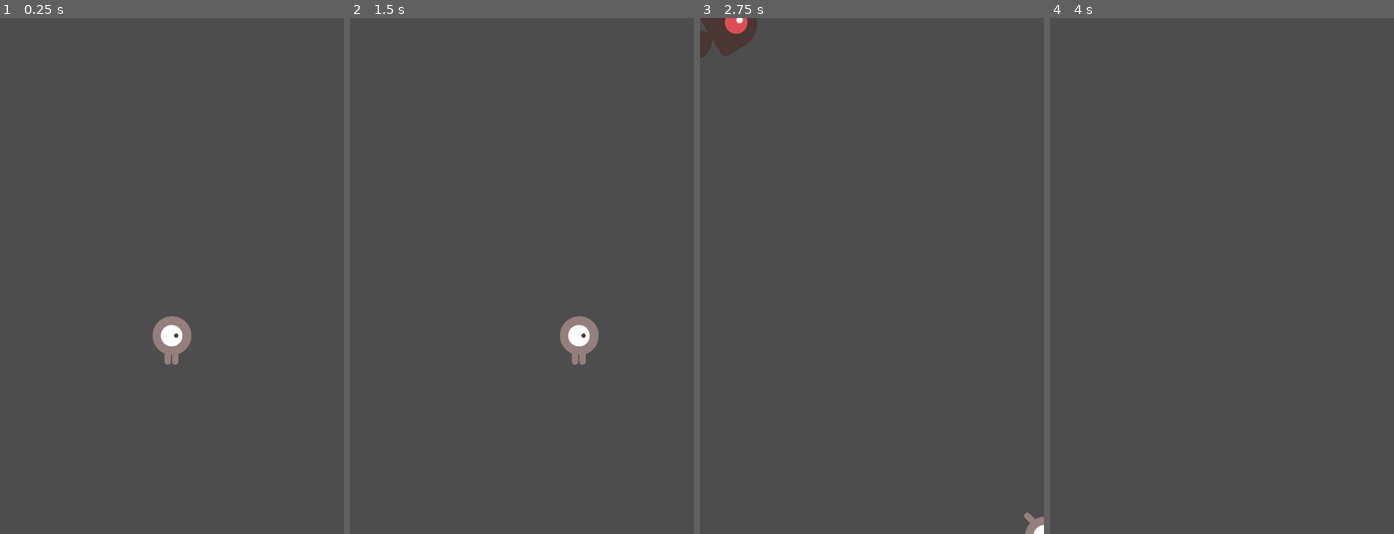
Above: before the commit, frames 1-4 (left to right).
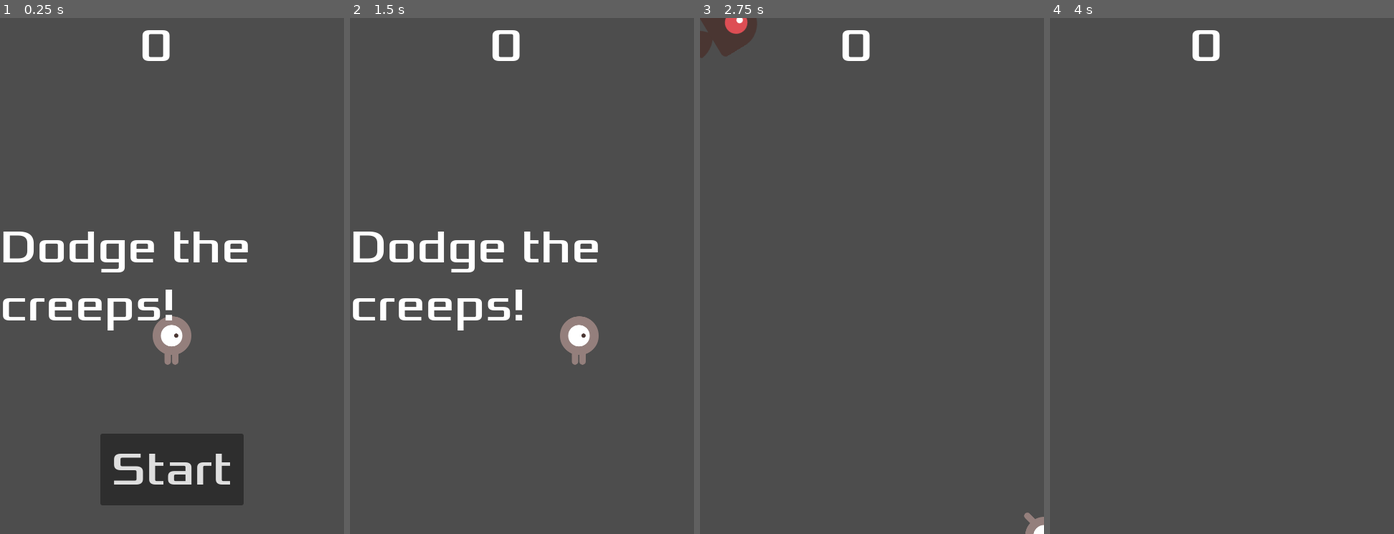
Above: after the commit, the same moments.

Repository: alin-but-real/dodgethecreeps
Game: Godot game, scene res://main.tscn
Two runs of this game, one before a commit and one after it. Both use one fixed random seed, a clock stepped at 60 frames per second and the inputs below.
Inputs (mouse positions are in pixels of both pictures, inside the frame that each line leads up to):
- Up to frame 1 (0.25 s): no input
- Up to frame 2 (1.5 s): click (522, 472) at 0.5 s, where only the run after the commit has a clickable "Start"; tap Enter at 1.25 s; hold D (move_right) from 1.28 s (still down)
- Up to frame 3 (2.75 s): release D (move_right) at 2.03 s; hold S (move_down) from 2.03 s (still down)
- Up to frame 4 (4 s): release S (move_down) at 2.78 s; hold D (move_right) 2.78-3.53 s; hold W (move_up) from 3.53 s (still down)

The runs differ from the first frame. In frame 1, 8.9% of the frame differs, in the area x 0-73%, y 2-95%; in frame 2, 3.2%; in frame 3, 0.3%; in frame 4, 0.3%.

Commit message:
ui elements 2

Diff:
--- /dev/null
+++ b/hud.gd
@@ -0,0 +1,29 @@
+extends CanvasLayer
+
+#notifies main that the button got pressed
+signal start_game
+
+func show_message(text):
+	$Message.text = text
+	$Message.show()
+	$MessageTimer.start()
+
+func show_itsjoever():
+	show_message("its joever")
+	#wait till messagetimer's done
+	await $MessageTimer.timeout
+	$Message.text = "dodge em again"
+	$Message.show()
+
+	await get_tree().create_timer(1.0).timeout
+	$StartButton.show()
+
+func update_score(score):
+	$ScoreLabel.text = str(score)
+
+func _on_start_button_pressed() -> void:
+	$StartButton.hide()
+	start_game.emit()
+
+func _on_message_timer_timeout() -> void:
+	$Message.hide()
--- a/hud.tscn
+++ b/hud.tscn
@@ -1,8 +1,10 @@
-[gd_scene load_steps=2 format=3 uid="uid://dwmfnh4wclngh"]
+[gd_scene load_steps=3 format=3 uid="uid://dwmfnh4wclngh"]
 
 [ext_resource type="FontFile" uid="uid://cfnfbps211fl6" path="res://dodge_the_creeps_2d_assets/fonts/Xolonium-Regular.ttf" id="1_37p78"]
+[ext_resource type="Script" uid="uid://dau61o16b7u26" path="res://hud.gd" id="1_64ctp"]
 
 [node name="HUD" type="CanvasLayer"]
+script = ExtResource("1_64ctp")
 
 [node name="ScoreLabel" type="Label" parent="."]
 anchors_preset = 5
@@ -54,3 +56,7 @@
 [node name="MessageTimer" type="Timer" parent="."]
 wait_time = 2.0
 one_shot = true
+autostart = true
+
+[connection signal="pressed" from="StartButton" to="." method="_on_start_button_pressed"]
+[connection signal="timeout" from="MessageTimer" to="." method="_on_message_timer_timeout"]
--- a/main.tscn
+++ b/main.tscn
@@ -1,8 +1,9 @@
-[gd_scene load_steps=5 format=3 uid="uid://c6co6dip687y4"]
+[gd_scene load_steps=6 format=3 uid="uid://c6co6dip687y4"]
 
 [ext_resource type="Script" uid="uid://d23gf6v6hr80x" path="res://main.gd" id="1_0xm2m"]
 [ext_resource type="PackedScene" uid="uid://bk3dye326ab4q" path="res://player.tscn" id="1_ig7tw"]
 [ext_resource type="PackedScene" uid="uid://d0h0bxtcwd20e" path="res://mob.tscn" id="2_h2yge"]
+[ext_resource type="PackedScene" uid="uid://dwmfnh4wclngh" path="res://hud.tscn" id="4_1bvp3"]
 
 [sub_resource type="Curve2D" id="Curve2D_h2yge"]
 _data = {
@@ -33,6 +34,8 @@
 
 [node name="MobSpawnLocation" type="PathFollow2D" parent="MobPath"]
 
+[node name="HUD" parent="." instance=ExtResource("4_1bvp3")]
+
 [connection signal="body_entered" from="Player" to="." method="_on_player_body_entered"]
 [connection signal="hit" from="Player" to="." method="game_over"]
 [connection signal="timeout" from="MobTimer" to="." method="_on_mob_timer_timeout"]
Not shown, added: hud.gd.uid
